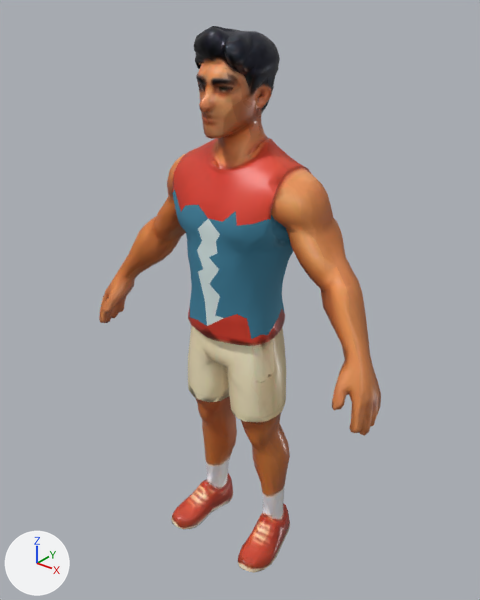
Renders of the glTF model public/models/characters/noah.glb from each side of a commit.
Camera for both pictures: a 50 mm camera at (1.339, -1.65, 2.088) aimed at (-0.01, 0.037, 1.042). Arrows for +X, +Y and +Z are at lower left; the lights stay in place. The older version comes first. Vertices at exactly the same position are counted once.

Objects in the first picture: 'geometry_0'.
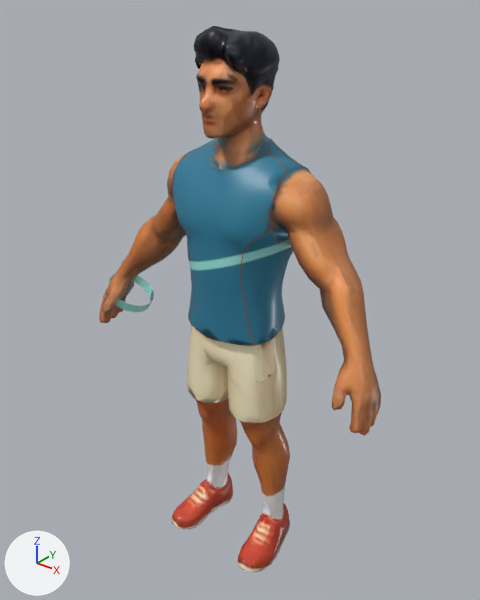
What differs and where, as boxes (x1, y1, x2, y2) in the pictures (480 x 600 px; the box of a moved part takes in the faces that stretch with it):
'geometry_0', surface changed, reshaped: (99, 26, 381, 573) in both
'noah-sweatband', added (cyan): after (106, 274, 154, 312)
part 1 of me_geometry_0, moved or reshaped: before (188, 379, 281, 490); after (187, 374, 281, 490)
part 2 of me_geometry_0, moved or reshaped: (294, 229, 367, 405) in both
part 3 of me_geometry_0, moved or reshaped: before (106, 225, 186, 300); after (106, 226, 186, 299)
part 4 of me_geometry_0, recoloured: (172, 190, 293, 339) in both
part 5 of me_geometry_0, recoloured (white to cyan): (197, 219, 223, 326) in both

Patch to the scene script:
```diff
--- a/public/models/characters/noah.glb.py
+++ b/public/models/characters/noah.glb.py
@@ img_noah_tailored_uniform @@
+img_noah_tailored_uniform = load_image('noah-tailored-uniform', '_unpacked/noah-tailored-uniform', 1024, 1024, 'sRGB')
@@ mat_designer_logic_pbr @@
 n2 = _N.new('ShaderNodeTexImage'); n2.name = 'Image Texture'
-n2.image = img_image_0
+n2.image = img_noah_tailored_uniform
 n3 = _N.new('ShaderNodeSeparateColor'); n3.name = 'Separate Color'
@@ mat_noah_sweatband_knit @@
+mat_noah_sweatband_knit = principled_material('noah-sweatband-knit')
+mat_noah_sweatband_knit.base_color = (0.34, 0.81, 0.75)  # cyan #9ee8e1
+mat_noah_sweatband_knit.roughness = 0.95
@@ me_geometry_0 @@
 me_geometry_0.from_pydata(...)  # 5446 vertices, 11069 faces; spans x -0.61..0.61, y -0.19..0.19, z 0.0..1.96
 # used by ob_geometry_0; location = (0.0, 0.0, 0.0)
+# me_geometry_0 part 1: 18 vertices moved within x -0.14..0.15, y -0.1..0.09, z 0.13..0.77; 101 vertices removed from x -0.17..0.17, y -0.09..0.1, z 0.13..0.81; 101 vertices added at x -0.17..0.17, y -0.11..0.11, z 0.13..0.81
+# me_geometry_0 part 2: 27 vertices moved within x 0.26..0.53, y -0.13..0.13, z 0.95..1.34; 37 vertices removed from x 0.26..0.53, y -0.13..0.13, z 0.95..1.36; 37 vertices added at x 0.26..0.53, y -0.14..0.14, z 0.95..1.36
+# me_geometry_0 part 3: 16 vertices moved from x -0.54..-0.32, y -0.12..0.12, z 0.96..1.34 to x -0.54..-0.32, y -0.12..0.13, z 0.96..1.34; 35 vertices removed from x -0.54..-0.26, y -0.12..0.13, z 0.96..1.31; 35 vertices added at x -0.54..-0.26, y -0.13..0.14, z 0.96..1.31
+# me_geometry_0 part 4: 1371 faces spanning x -0.23..0.23, y -0.14..0.19, z 0.99..1.45 switch from mat_noah_panel (cyan #3c819e) to mat_designer_logic_pbr
+# me_geometry_0 part 5: 138 faces spanning x -0.06..0.07, y -0.14..0.19, z 1.0..1.44 switch from mat_noah_stripe (white #ddedec) to mat_designer_logic_pbr
@@ me_noah_sweatband @@
+me_noah_sweatband.from_pydata(...)  # 48 vertices, 48 faces; spans x -0.625..-0.44, y -0.118..0.076, z 0.879..1.005
+me_noah_sweatband.materials.append(mat_noah_sweatband_knit)  # cyan #9ee8e1
@@ ob_noah_sweatband @@
+ob_noah_sweatband = bpy.data.objects.new('noah-sweatband', me_noah_sweatband)
+ob_noah_sweatband.location = (0.0, 0.0, 0.0)
```
